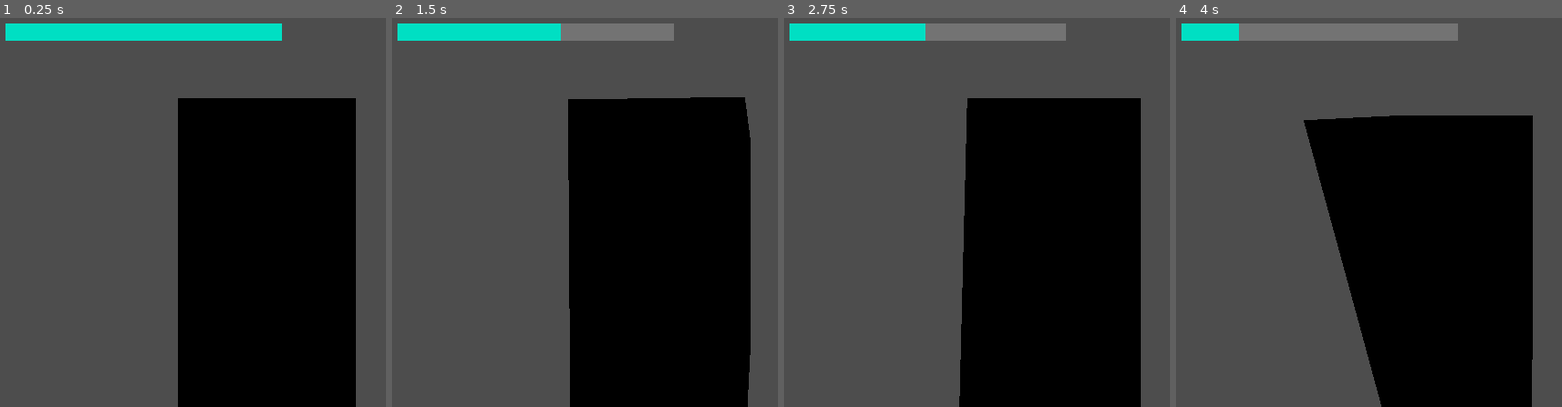
Above: before the commit, frames 1-4 (left to right).
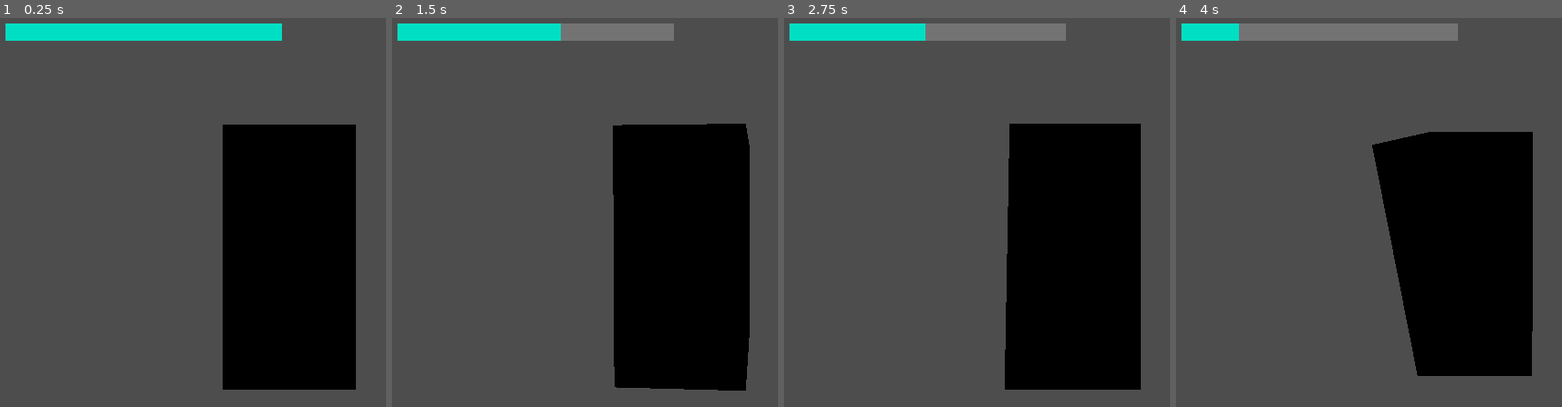
Above: after the commit, the same moments.

Repository: NickoIkhwan/Mech-Game-Proto
Game: Godot game, scene res://scene/Player.tscn
Two runs of this game, one before a commit and one after it. Both use one fixed random seed, a clock stepped at 60 frames per second and the inputs below. The project has no main scene, so this scene is started directly.
Inputs (mouse positions are in pixels of both pictures, inside the frame that each line leads up to):
- Up to frame 1 (0.25 s): no input
- Up to frame 2 (1.5 s): tap Enter at 0.5 s; move the mouse to (outside the picture) at 0.52 s; hold Shift (dash) 0.53-1.28 s; hold W (forward) from 0.53 s (still down); tap Space (jump) at 0.77 s; move the mouse to (712, 204) at 1.27 s; tap Shift (dash) at 1.35 s
- Up to frame 3 (2.75 s): keep holding W (forward); tap Space (jump) at 1.52, 2 s; move the mouse to (1158, 196) at 2.02 s; hold 1 (mouse_hide) from 2.03 s (still down); tap Shift (dash) at 2.3 s
- Up to frame 4 (4 s): tap Enter at 2.75 s; move the mouse to (1523, 208) at 2.77 s; release 1 (mouse_hide) at 2.78 s; tap ` (mouse_show) at 2.85 s; tap Space (jump) at 3.02, 3.5, 3.77 s; tap Shift (dash) at 3.05 s; move the mouse to (outside the picture) at 3.52 s; release W (forward) at 3.53 s; hold A (left) from 3.53 s (still down); hold Shift (dash) from 3.53 s (still down)

The runs differ from the first frame. In frame 1, 13% of the frame differs, in the area x 46-93%, y 20-100%; in frame 2, 13%; in frame 3, 13%; in frame 4, 15%, in the area x 33-93%, y 25-100%.

Commit message:
no-gravity-dash
i added no gravity to dash

Diff:
--- a/scene/Player.tscn
+++ b/scene/Player.tscn
@@ -39,7 +39,7 @@
 unique_name_in_owner = true
 transform = Transform3D(1, 0, 0, 0, 1, 0, 0, 0, 1, 0.5, 0.5, 0)
 collision_mask = 2
-spring_length = 2.0
+spring_length = 2.5
 
 [node name="Camera3D" type="Camera3D" parent="CollisionShape3D/CamRoot/CamYaw/CamPitch/SpringArm3D"]
 
@@ -52,13 +52,13 @@
 
 [node name="Decal" type="Decal" parent="Mesh/MeshInstance3D"]
 transform = Transform3D(1, 0, 0, 0, -4.371139e-08, -1, 0, 1, -4.371139e-08, 0, 0, -0.6066643)
-size = Vector3(1.0947266, 2, 0.94921875)
+size = Vector3(0.94555664, 2, 0.94921875)
 texture_albedo = ExtResource("3_y30ri")
 cull_mask = 1047553
 
 [node name="Decal2" type="Decal" parent="Mesh/MeshInstance3D"]
 transform = Transform3D(1, 0, 0, 0, -4.371139e-08, -1, 0, 1, -4.371139e-08, 0.010467364, 3.3527613e-08, 0.5187285)
-size = Vector3(0.9265747, 0.46289063, 0.94921875)
+size = Vector3(0.78515625, 0.46289063, 0.94921875)
 texture_albedo = ExtResource("4_waelg")
 cull_mask = 1047553
 
--- a/src/Player/boost.gd
+++ b/src/Player/boost.gd
@@ -5,15 +5,6 @@
 var boost : float = 100.0
 var is_boosting : bool = false
 var dashing : bool = false
-
-func _ready() -> void:
-	Player.dash.connect(_on_character_body_3d_dash)
-
-func _on_character_body_3d_dash(is_dashing: bool) -> void:
-	if is_dashing:
-		dashing = true
-	else :
-		dashing = false
 
 func _on_character_body_3d_consume_boost() -> void:
 	is_boosting = true
--- a/src/Player/player.gd
+++ b/src/Player/player.gd
@@ -2,7 +2,7 @@
 
 signal consume_boost
 signal end_consume_boost
-signal dash(is_dashing : bool)
+signal dash
 
 const SPEED = 5.0
 @onready var boost_Gauge : ProgressBar = %ProgressBar
@@ -28,7 +28,8 @@
 		var target_basis = basis.looking_at( -direction, Vector3.UP)
 		%Mesh.global_transform.basis = %Mesh.global_transform.basis.slerp(target_basis, 10.2 * delta)
 
-	velocity.y -= 20.0 * delta
+	if not is_dashing:
+		velocity.y -= 20.0 * delta
 
 	if boost_player >= 0:
 		if Input.is_action_pressed("jump"):
@@ -38,7 +39,7 @@
 			target_acc *= 2
 			is_dashing = true
 			consume_boost.emit()
-			dash.emit(is_dashing)
+			dash.emit()
 		else:
 			end_consume_boost.emit()
 			is_dashing = false
@@ -49,7 +50,7 @@
 
 	var current = accel
 	if target_acc.length_squared()==0:
-		if Input.is_action_pressed("dash"):
+		if is_dashing:
 			current = deaccel_dash
 		elif not is_on_floor():
 			current = deaccel_air
